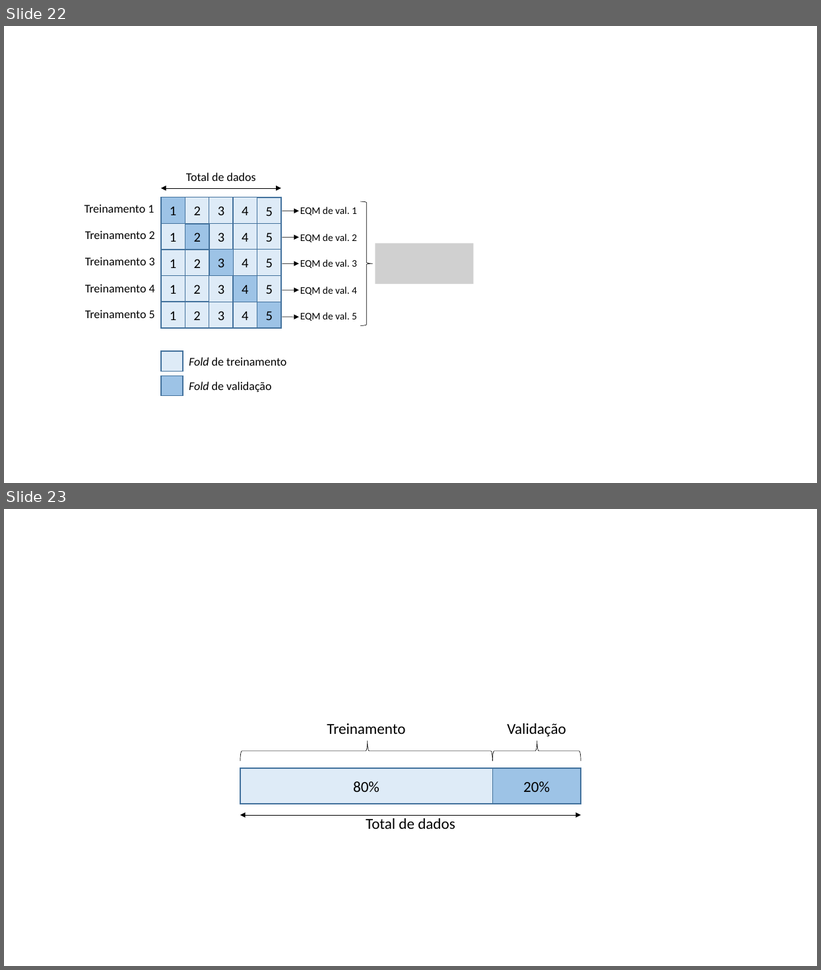
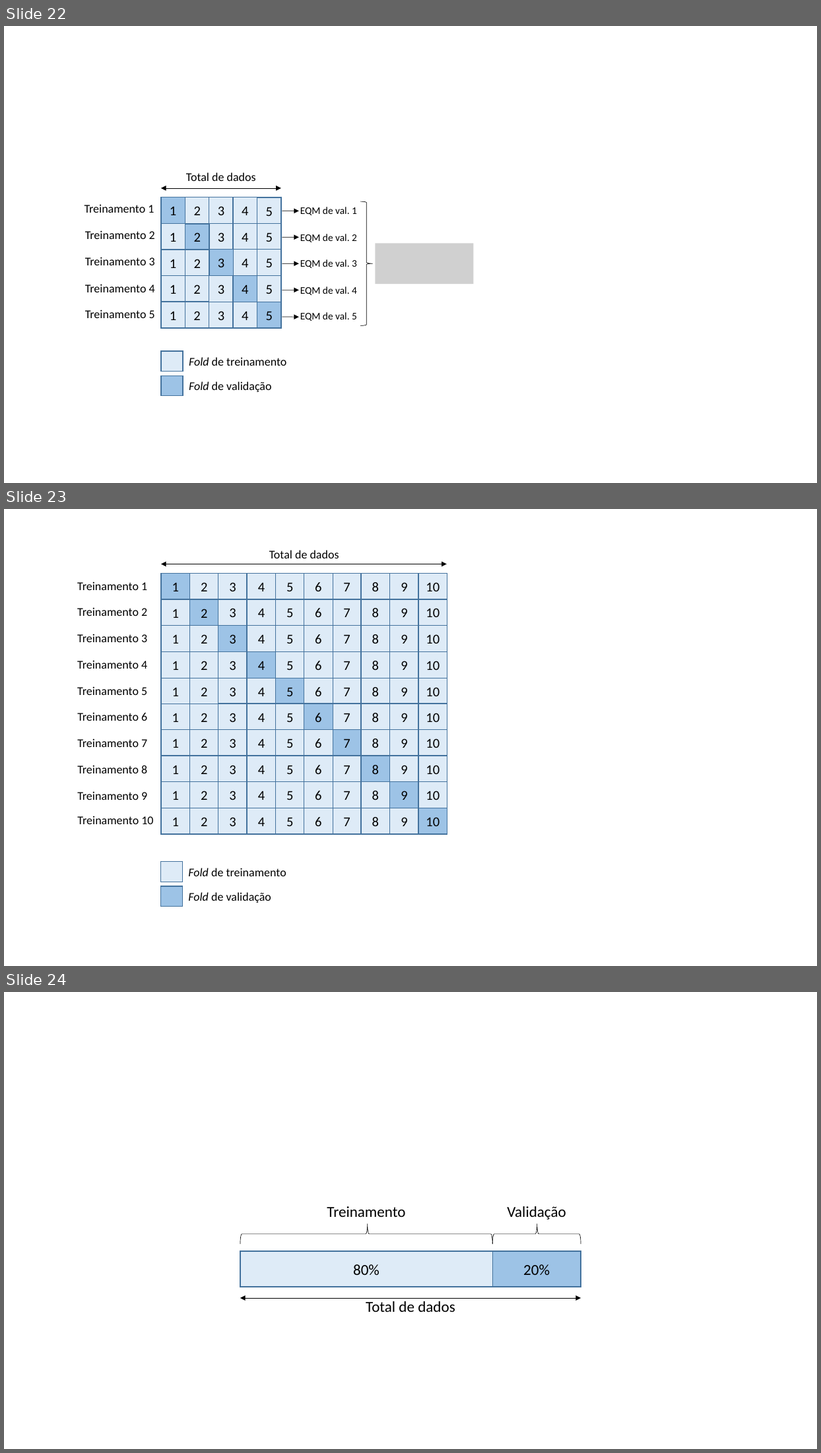
Before and after one commit to zz4fap/t319_aprendizado_de_maquina, a slide deck: slides/T319_Regressão_Linear (Parte V).pptx. Shown one above the other, each under a label of ours: slides 22 and 23 before the commit, slides 22, 23 and 24 after it. The pictures are 821x970 and 821x1453 pixels, drawn with LibreOffice and Linux fonts; fonts in the diff are those of the drawing; grey boxes stand for pictures. Boxes give left, top, right and bottom in pixels: in the first picture for what was removed or moved away, otherwise in the second. Text is boxed around its words. In the diff, an @@ line names an element or a change of style, - is before the commit and + after.

Commit message:
update of slides

```diff
--- a/slides/T319_Regressão_Linear (Parte V).pptx
+++ b/slides/T319_Regressão_Linear (Parte V).pptx
@@ slide 23 added at <box>4,509,817,966</box>, background #FFFFFF @@
@@ group added at <box>77,550,448,907</box>: 102 rectangles, 13 texts, 1 double arrow @@
+2
+1
+Fold de treinamento
+Fold de validação
+3
+4
+5
+Total de dados
+Treinamento 1
+Treinamento 5
+Treinamento 2
+Treinamento 3
+Treinamento 4
+7
+6
+8
+9
+10
+2
+1
+3
+4
+5
+7
+6
+8
+9
+10
+2
+1
+3
+4
+5
+7
+6
+8
+9
+10
+2
+1
+3
+4
+5
+7
+6
+8
+9
+10
+2
+1
+3
+4
+5
+7
+6
+8
+9
+10
+2
+1
+3
+4
+5
+7
+6
+8
+9
+10
+2
+1
+3
+4
+5
+7
+6
+8
+9
+10
+2
+1
+3
+4
+5
+7
+6
+8
+9
+10
+2
+1
+3
+4
+5
+7
+6
+8
+9
+10
+2
+1
+3
+4
+5
+7
+6
+8
+9
+10
+Treinamento 6
+Treinamento 7
+Treinamento 8
+Treinamento 9
+Treinamento 10
@@ what was slide 23 is now slide 24 @@
```
Also in this commit, not shown: 1 other file.
